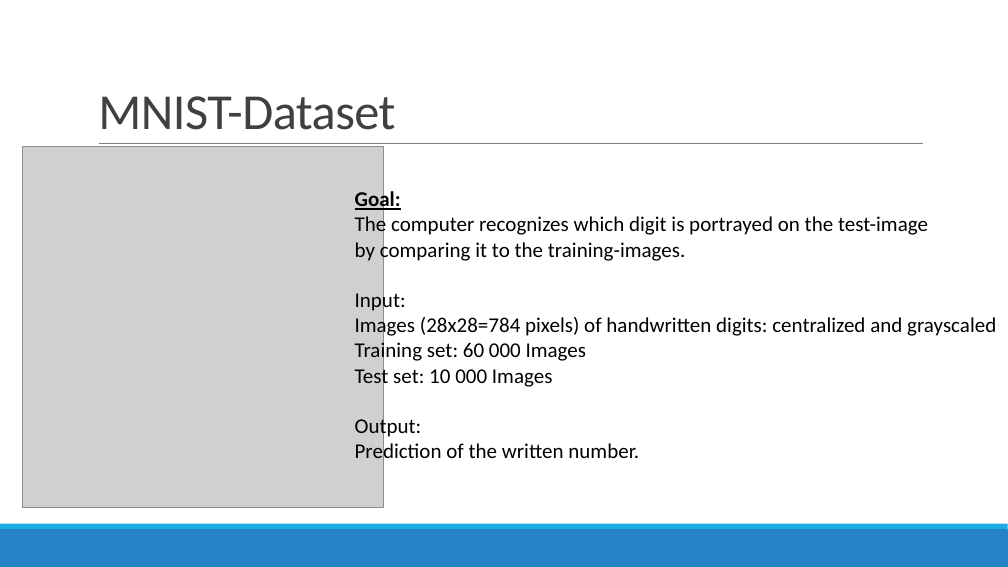
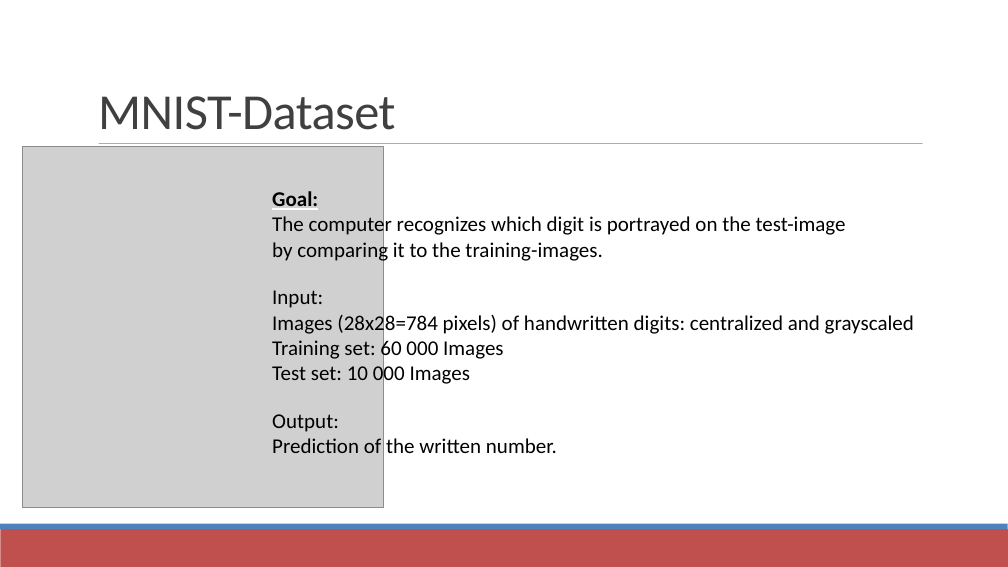
Before and after one commit to datascience-mobi/project-03-group-01, a slide deck: slide 2 of Vortrag1.pptx. Drawn at 1008x567 pixels with LibreOffice and Linux fonts; fonts in the diff are those of the drawing; grey boxes stand for pictures. Boxes give left, top, right and bottom in pixels: in the first picture for what was removed or moved away, otherwise in the second. Text is boxed around its words. In the diff, an @@ line names an element or a change of style, - is before the commit and + after.

```diff
--- a/Vortrag1.pptx
+++ b/Vortrag1.pptx
@@ line (99, 144) - (923, 144): stroke #808080 0.5 pt to #808080 0.51 pt @@
@@ text "Goal:" rewrapped from box(355, 189, 996, 465) to box(272, 191, 914, 453) @@
@@ rectangle at box(0, 529, 1008, 567): fill #2683C6 to #C0504D @@
@@ rectangle at box(0, 524, 1008, 529): fill #1CADE4 to #4F81BD @@
```
Also in this commit, not shown: 8 other slides changed.
